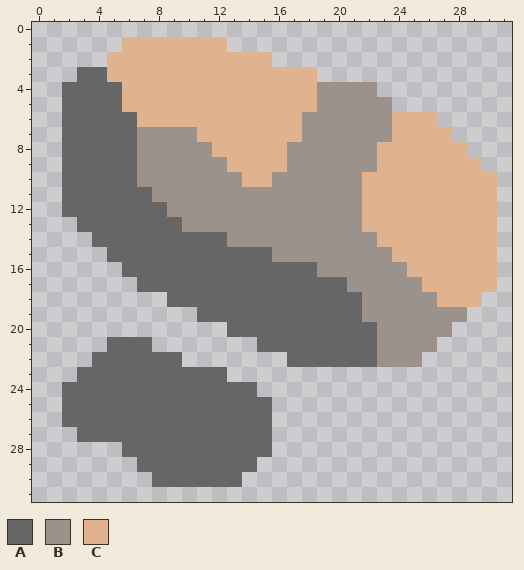
Two versions of one pixel-art sprite, sprites/items/debris.png. The picture above is the old version.
The file is 32x32 pixels.
Palette (. is transparent): A #666666  B #9b928b  C #e0b28d
Pixels before, first column x 2:
 1 ....CCCCCCC..................
 2 ...CCCCCCCCCCC...............
 3 .AACCCCCCCCCCCCCC............
 4 AAAACCCCCCCCCCCCCBBBB........
 5 AAAACCCCCCCCCCCCCBBBBB.......
 6 AAAAACCCCCCCCCCCBBBBBBCCC....
 7 AAAAABBBBCCCCCCCBBBBBBCCCC...
 8 AAAAABBBBBCCCCCBBBBBBCCCCCC..
 9 AAAAABBBBBBCCCCBBBBBBCCCCCCC.
10 AAAAABBBBBBBCCBBBBBBCCCCCCCCC
11 AAAAAABBBBBBBBBBBBBBCCCCCCCCC
12 AAAAAAABBBBBBBBBBBBBCCCCCCCCC
13 .AAAAAAABBBBBBBBBBBBCCCCCCCCC
14 ..AAAAAAAAABBBBBBBBBBCCCCCCCC
15 ...AAAAAAAAAAABBBBBBBBCCCCCCC
16 ....AAAAAAAAAAAAABBBBBBCCCCCC
17 .....AAAAAAAAAAAAAABBBBBCCCCC
18 .......AAAAAAAAAAAAABBBBBCCC.
19 .........AAAAAAAAAAABBBBBBB..
20 ...........AAAAAAAAAABBBBB...
21 ...AAA.......AAAAAAAABBBB....
22 ..AAAAAA.......AAAAAABBB.....
23 .AAAAAAAAAA..................
24 AAAAAAAAAAAAA................
25 AAAAAAAAAAAAAA...............
26 AAAAAAAAAAAAAA...............
27 .AAAAAAAAAAAAA...............
28 ....AAAAAAAAAA...............
29 .....AAAAAAAA................
30 ......AAAAAA.................
Once edited:
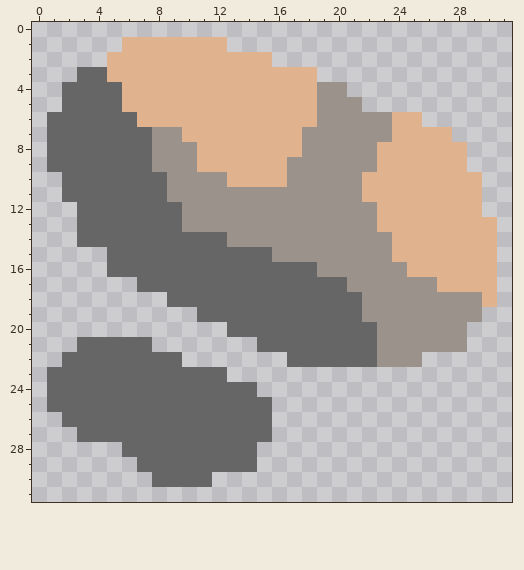
Edits made:
y 4: x 21..22 BB -> ..
y 5: x 22..23 BB -> ..
y 6: x 1 . -> A; x 18 B -> C; x 26 C -> .
y 7: x 1 . -> A; x 7 B -> A; x 10 B -> C
y 8: x 1 . -> A; x 7 B -> A; x 11 B -> C; x 17 B -> C
y 9: x 1 . -> A; x 7 B -> A; x 11..12 BB -> CC; x 29 C -> .
y 10: x 7..8 BB -> AA; x 13 B -> C; x 16 B -> C; x 30 C -> .
y 11: x 8 B -> A; x 30 C -> .
y 12: x 2 A -> .; x 9 B -> A; x 22 C -> B; x 30 C -> .
y 13: x 22 C -> B
y 14: x 3 . -> A; x 23 C -> B
y 16: x 5 . -> A
y 17: x 26 C -> B
y 18: x 27..30 CCC. -> BBBC
y 19: x 29 . -> B
y 20: x 28 . -> B
y 21: x 3..4 .. -> AA; x 27..28 .. -> BB
y 22: x 2..3 .. -> AA
y 23: x 1..2 .. -> AA
y 24..25: x 1 . -> A
y 28: x 15 A -> .
y 30: x 12..13 AA -> ..
